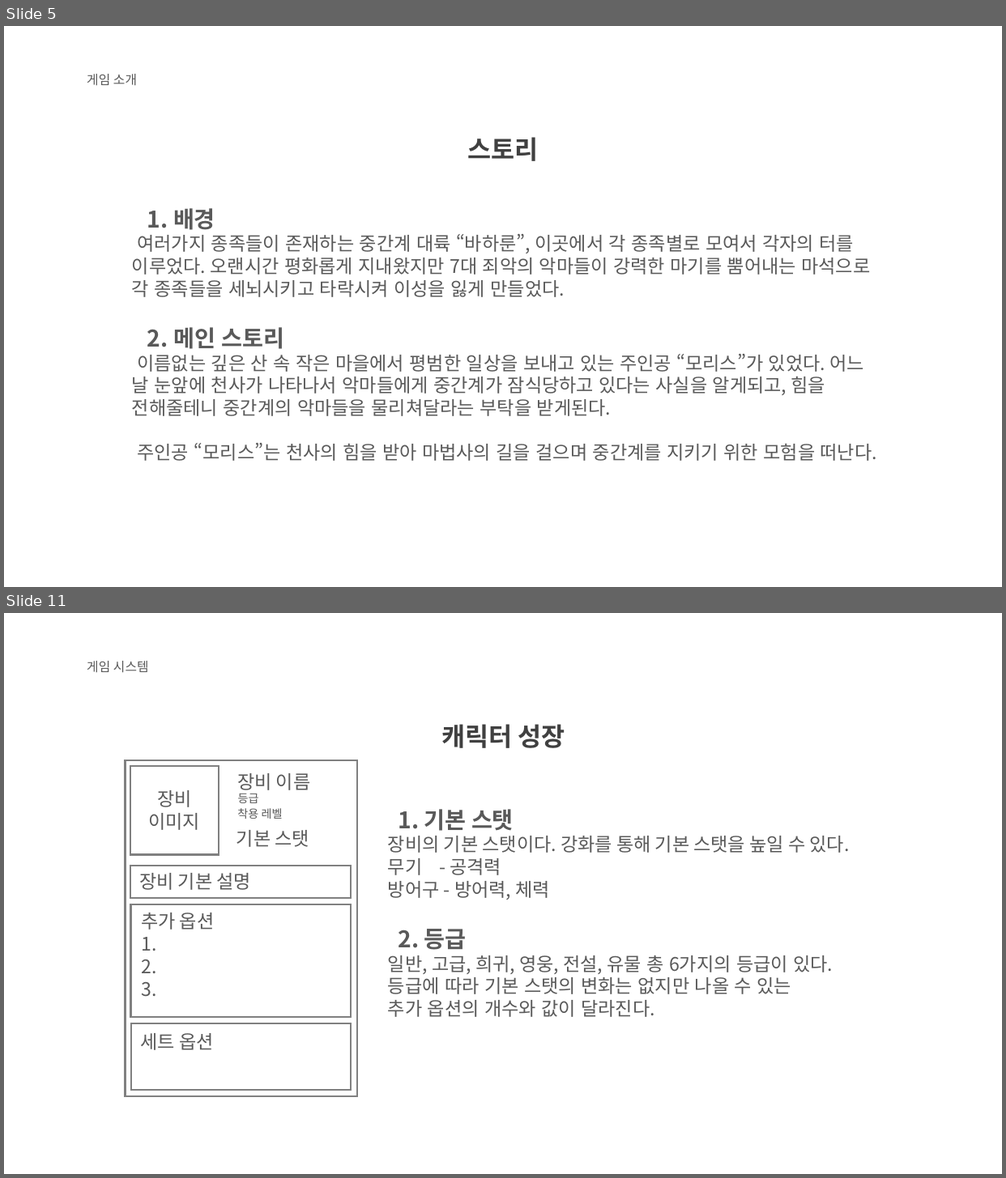
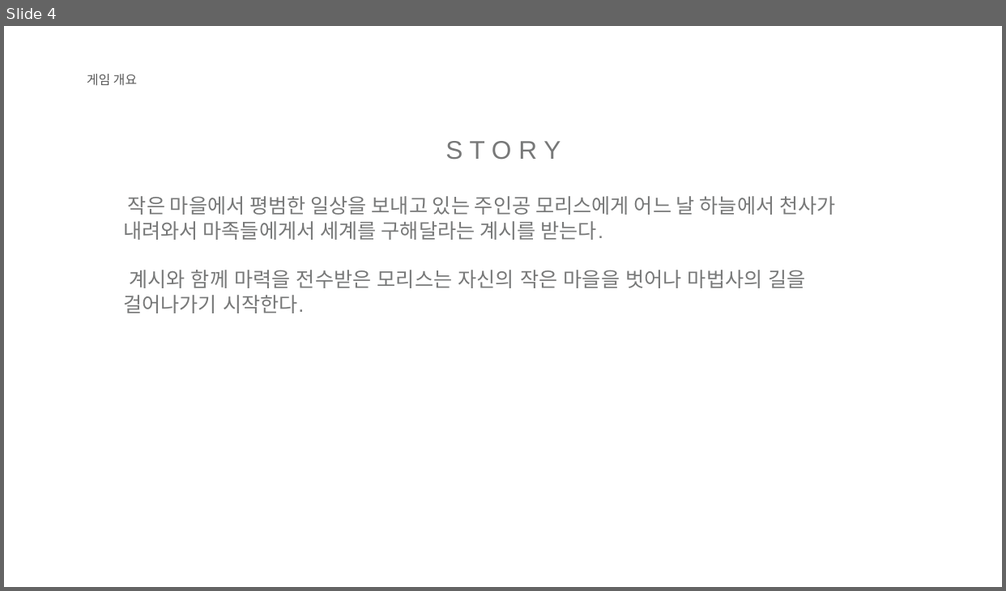
Before and after one commit to KJGoody/Daemonis, a slide deck: Deamonis(데모니스) 기획서/Daemonis PPT.pptx. Shown one above the other, each under a label of ours: slides 5 and 11 before the commit, slide 4 after it; the slides between them are not shown. The pictures are 1006x1178 and 1006x591 pixels, drawn with LibreOffice and Linux fonts; fonts in the diff are those of the drawing; background and template pictures are left out. Boxes give left, top, right and bottom in pixels: in the first picture for what was removed or moved away, otherwise in the second. Text is boxed around its words. In the diff, an @@ line names an element or a change of style, - is before the commit and + after.

```diff
--- a/Deamonis(데모니스) 기획서/Daemonis PPT.pptx
+++ b/Deamonis(데모니스) 기획서/Daemonis PPT.pptx
@@ slide 11 removed at (x1=4, y1=613, x2=1002, y2=1174), background picture (left out) @@
@@ text removed at (x1=87, y1=661, x2=149, y2=673) @@
-게임 시스템
@@ text removed at (x1=441, y1=724, x2=565, y2=748) @@
-캐릭터 성장
@@ text removed at (x1=388, y1=809, x2=850, y2=1017) @@
-1. 기본 스탯
-장비의 기본 스탯이다. 강화를 통해 기본 스탯을 높일 수 있다.
-무기 - 공격력
-방어구 - 방어력, 체력
-2. 등급
-일반, 고급, 희귀, 영웅, 전설, 유물 총 6가지의 등급이 있다.
-등급에 따라 기본 스탯의 변화는 없지만 나올 수 있는
-추가 옵션의 개수와 값이 달라진다.
@@ group removed at (x1=126, y1=760, x2=357, y2=1097): 8 texts, 5 rectangles @@
-장비 이름
-장비
-이미지
-착용 레벨
-등급
-기본 스탯
-장비 기본 설명
-추가 옵션
-1.
-2.
-3.
-세트 옵션
@@ what was slide 5 is now slide 4 @@
@@ slide 4 changed as well @@
@@ text at (x1=87, y1=74, x2=137, y2=85): text changed @@
-게임 소개
+게임 개요
@@ text at (x1=445, y1=141, x2=560, y2=159): text changed; text colour #404040 to #777878; bold off @@
-스토리
+S T O R Y
@@ text at (x1=123, y1=196, x2=836, y2=314): text changed; size 18 to 19.6 pt; font Noto Sans CJK KR to Arial; text colour #595959 to #777878 @@
-1. 배경
-여러가지 종족들이 존재하는 중간계 대륙 “바하룬”, 이곳에서 각 종족별로 모여서 각자의 터를 이루었다. 오랜시간 평화롭게 지내왔지만 7대 죄악의 악마들이 강력한 마기를 뿜어내는 마석으로 각 종족들을 세뇌시키고 타락시켜 이성을 잃게 만들었다.
-2. 메인 스토리
-이름없는 깊은 산 속 작은 마을에서 평범한 일상을 보내고 있는 주인공 “모리스”가 있었다. 어느 날 눈앞에 천사가 나타나서 악마들에게 중간계가 잠식당하고 있다는 사실을 알게되고, 힘을 전해줄테니 중간계의 악마들을 물리쳐달라는 부탁을 받게된다.
-주인공 “모리스”는 천사의 힘을 받아 마법사의 길을 걸으며 중간계를 지키기 위한 모험을 떠난다.
+작은 마을에서 평범한 일상을 보내고 있는 주인공 모리스에게 어느 날 하늘에서 천사가 내려와서 마족들에게서 세계를 구해달라는 계시를 받는다.
+계시와 함께 마력을 전수받은 모리스는 자신의 작은 마을을 벗어나 마법사의 길을 걸어나가기 시작한다.
```
Also in this commit, not shown: 3 other slides changed, 11 slides added, 14 other slides removed, 1 other file.
